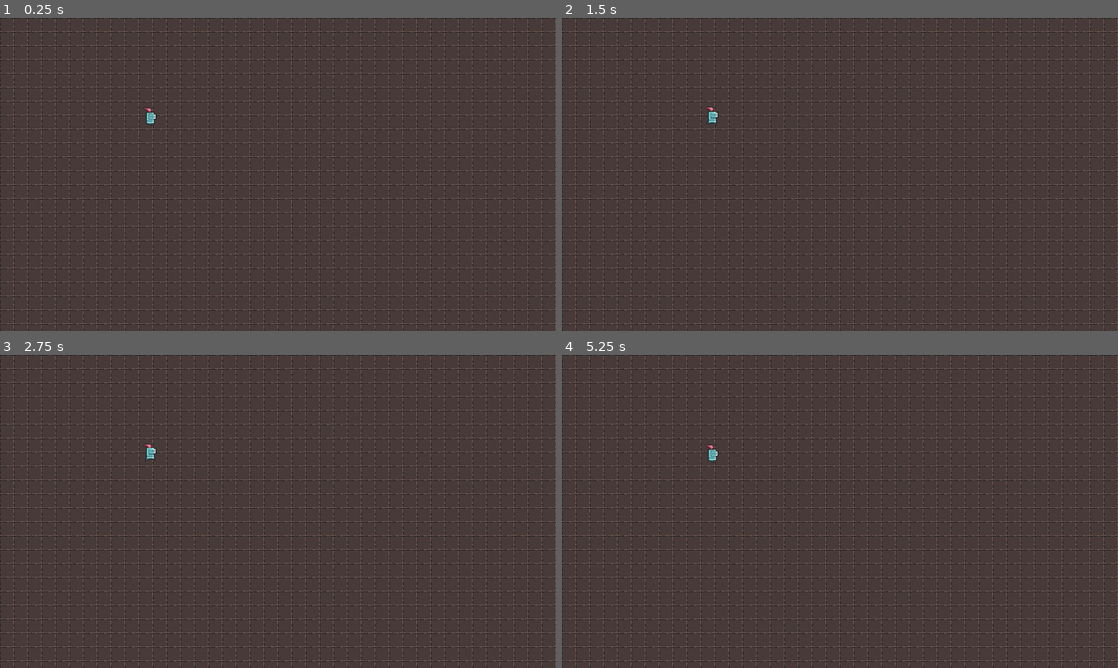
Above: before the commit, frames 1-4 (two rows, left to right).
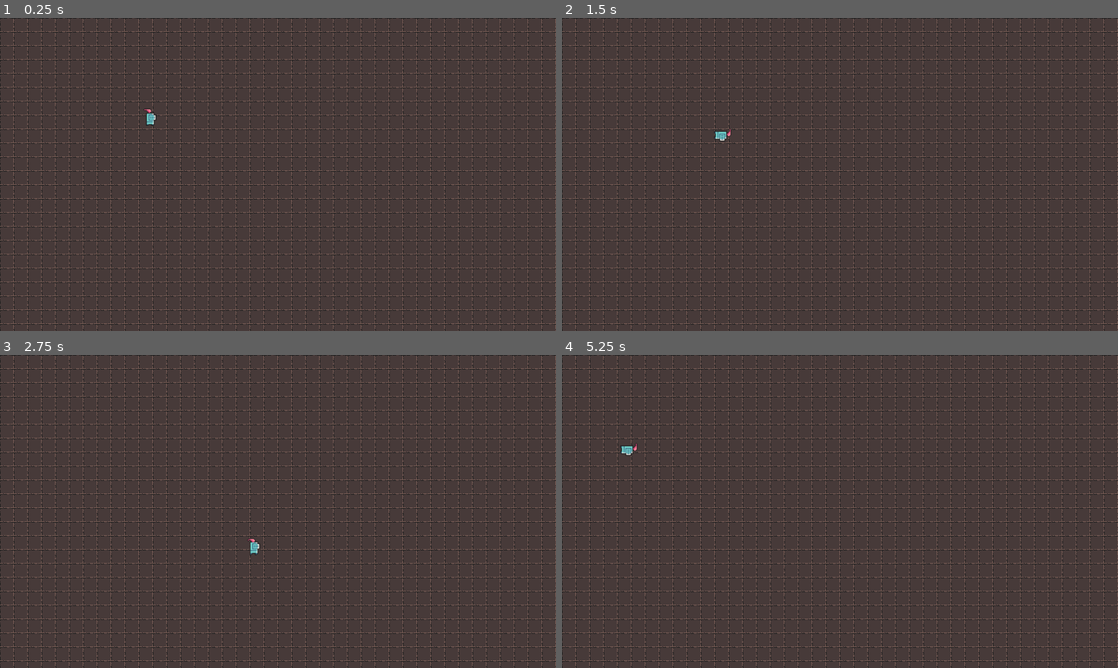
Above: after the commit, the same moments.

Repository: CaptainJiggles11/SpeedQuest
Game: Godot game, scene res://scenes/test.tscn
Same seed, same stepped clock (60 frames per second), same inputs: the game is played once before the commit and once after it.
Inputs (mouse positions are in pixels of both pictures, inside the frame that each line leads up to):
- Up to frame 1 (0.25 s): no input
- Up to frame 2 (1.5 s): tap Enter at 0.5 s; move the mouse to (962, 158) at 0.52 s; hold Right (ui_right) 0.53-1.28 s; hold Shift (roll, bound only after the commit) 0.53-1.28 s; move the mouse to (728, 190) at 1.27 s; hold Down (ui_down) from 1.28 s (still down); tap Shift (roll, bound only after the commit) at 1.35 s
- Up to frame 3 (2.75 s): move the mouse to (333, 442) at 2.02 s; release Down (ui_down) at 2.03 s; hold Right (ui_right) from 2.03 s (still down); hold Shift (roll, bound only after the commit) from 2.03 s (still down)
- Up to frame 4 (5.25 s): tap Space at 2.75 s; move the mouse to (812, 574) at 2.77 s; release Right (ui_right) at 2.78 s; release Shift (roll, bound only after the commit) at 2.78 s; hold Up (ui_up) 2.78-3.53 s; tap Shift (roll, bound only after the commit) at 2.85, 4.35 s; move the mouse to (1006, 558) at 3.52 s; hold Shift (roll, bound only after the commit) 3.53-4.28 s; hold Left (ui_left) 3.53-5.03 s; move the mouse to (673, 464) at 4.27 s; move the mouse to (867, 511) at 5.02 s; hold Down (ui_down) from 5.03 s (still down); hold Shift (roll, bound only after the commit) from 5.03 s (still down)

The runs differ from the first frame. In frame 1, less than 0.1% of the frame differs, in the area x 25-28%, y 28-35%; in frame 2, 0.2%; in frame 3, 0.2%, in the area x 25-47%, y 28-64%; in frame 4, 0.2%.

Commit message:
Added Basic Movement
+ (Melee) Walking/Idle Animation
+ (Melee) Rolling Animation

Diff:
--- a/project.godot
+++ b/project.godot
@@ -10,6 +10,7 @@
 
 _global_script_classes=[  ]
 _global_script_class_icons={
+
 }
 
 [application]
@@ -27,6 +28,43 @@
 window/stretch/mode="2d"
 window/stretch/aspect="keep"
 
+[input]
+
+ui_left={
+"deadzone": 0.5,
+"events": [ Object(InputEventKey,"resource_local_to_scene":false,"resource_name":"","device":0,"alt":false,"shift":false,"control":false,"meta":false,"command":false,"pressed":false,"scancode":16777231,"unicode":0,"echo":false,"script":null)
+, Object(InputEventJoypadButton,"resource_local_to_scene":false,"resource_name":"","device":0,"button_index":14,"pressure":0.0,"pressed":false,"script":null)
+, Object(InputEventKey,"resource_local_to_scene":false,"resource_name":"","device":0,"alt":false,"shift":false,"control":false,"meta":false,"command":false,"pressed":false,"scancode":65,"unicode":0,"echo":false,"script":null)
+ ]
+}
+ui_right={
+"deadzone": 0.5,
+"events": [ Object(InputEventKey,"resource_local_to_scene":false,"resource_name":"","device":0,"alt":false,"shift":false,"control":false,"meta":false,"command":false,"pressed":false,"scancode":16777233,"unicode":0,"echo":false,"script":null)
+, Object(InputEventJoypadButton,"resource_local_to_scene":false,"resource_name":"","device":0,"button_index":15,"pressure":0.0,"pressed":false,"script":null)
+, Object(InputEventKey,"resource_local_to_scene":false,"resource_name":"","device":0,"alt":false,"shift":false,"control":false,"meta":false,"command":false,"pressed":false,"scancode":68,"unicode":0,"echo":false,"script":null)
+ ]
+}
+ui_up={
+"deadzone": 0.5,
+"events": [ Object(InputEventKey,"resource_local_to_scene":false,"resource_name":"","device":0,"alt":false,"shift":false,"control":false,"meta":false,"command":false,"pressed":false,"scancode":16777232,"unicode":0,"echo":false,"script":null)
+, Object(InputEventJoypadButton,"resource_local_to_scene":false,"resource_name":"","device":0,"button_index":12,"pressure":0.0,"pressed":false,"script":null)
+, Object(InputEventKey,"resource_local_to_scene":false,"resource_name":"","device":0,"alt":false,"shift":false,"control":false,"meta":false,"command":false,"pressed":false,"scancode":87,"unicode":0,"echo":false,"script":null)
+ ]
+}
+ui_down={
+"deadzone": 0.5,
+"events": [ Object(InputEventKey,"resource_local_to_scene":false,"resource_name":"","device":0,"alt":false,"shift":false,"control":false,"meta":false,"command":false,"pressed":false,"scancode":16777234,"unicode":0,"echo":false,"script":null)
+, Object(InputEventJoypadButton,"resource_local_to_scene":false,"resource_name":"","device":0,"button_index":13,"pressure":0.0,"pressed":false,"script":null)
+, Object(InputEventKey,"resource_local_to_scene":false,"resource_name":"","device":0,"alt":false,"shift":false,"control":false,"meta":false,"command":false,"pressed":false,"scancode":83,"unicode":0,"echo":false,"script":null)
+ ]
+}
+roll={
+"deadzone": 0.5,
+"events": [ Object(InputEventKey,"resource_local_to_scene":false,"resource_name":"","device":0,"alt":false,"shift":false,"control":false,"meta":false,"command":false,"pressed":false,"scancode":16777237,"unicode":0,"echo":false,"script":null)
+, Object(InputEventMouseButton,"resource_local_to_scene":false,"resource_name":"","device":0,"alt":false,"shift":false,"control":false,"meta":false,"command":false,"button_mask":0,"position":Vector2( 0, 0 ),"global_position":Vector2( 0, 0 ),"factor":1.0,"button_index":2,"pressed":false,"doubleclick":false,"script":null)
+ ]
+}
+
 [rendering]
 
 environment/default_environment="res://default_env.tres"
--- a/scenes/Player.gd
+++ b/scenes/Player.gd
@@ -1,16 +1,86 @@
 extends Node2D
 
 
-# Declare member variables here. Examples:
-# var a = 2
-# var b = "text"
+#Player Setup
+enum character_class {none,melee,ranger,mage}
+export (character_class) var my_class = character_class.none
+var input_velocity = Vector2.ZERO
+var player_position = Vector2.ZERO
+var inventory = []
+var rb
+var sprite
+
+#Player States
+var player_facing = [["topleft", "left", "bottomleft"],["top","idle","bottom"],["top right","right","bottom right"]]
+var rolling = false
+var can_roll = true
+
+#Player Stats
+export(float) var walk_speed = 1
+export(float) var attack_damage = 3
+export(float) var roll_cooldown = .1
 
 
 # Called when the node enters the scene tree for the first time.
 func _ready():
-	pass # Replace with function body.
+	rb = get_node("RigidBody2D")
+	sprite = get_node("RigidBody2D/AnimatedSprite")
+	match my_class:
+		character_class.melee:
+			print("melee")
+		character_class.ranger:
+			print("ranger")
+		character_class.mage:
+			print("mage")
+
 
 
 # Called every frame. 'delta' is the elapsed time since the previous frame.
-#func _process(delta):
-#	pass
+func _process(delta):
+
+	movement()
+	print(input_velocity.x+1,input_velocity.y+1)
+	print(player_facing[input_velocity.x+1][input_velocity.y+1])
+
+func movement():
+	input_velocity = Vector2.ZERO
+	player_position = self.position
+
+	if can_roll == true:
+		if Input.is_action_pressed("roll"):
+			rb.linear_velocity = rb.linear_velocity*2
+			rolling = true
+			can_roll = false
+			sprite.animation = "roll"
+			sprite.frame = 0
+
+	if rolling == false:
+		if Input.is_action_pressed("ui_right"):
+			input_velocity.x = 1
+		if Input.is_action_pressed("ui_left"):
+			input_velocity.x = -1
+		if Input.is_action_pressed("ui_down"):
+			input_velocity.y = 1
+		if Input.is_action_pressed("ui_up"):
+			input_velocity.y = -1
+
+		rb.linear_velocity = input_velocity.normalized() * walk_speed * 100
+
+		#If the player isn't pressing either movement keys, play idle animation.
+		if abs(input_velocity.x) <= 0 and abs(input_velocity.y) <= 0:
+			sprite.animation = "idle"
+		else:
+			sprite.animation = "right"
+			if get_viewport().get_mouse_position().x < player_position.x:
+				sprite.flip_h = true
+			else:
+				sprite.flip_h = false
+	else:
+		if sprite.frame < 8:
+			rb.linear_velocity = Vector2(rb.linear_velocity.x/1.001,rb.linear_velocity.y/1.01)
+		else:
+			rb.linear_velocity = Vector2(rb.linear_velocity.x/1.03,rb.linear_velocity.y/1.03)
+		yield(sprite,"animation_finished")
+		rolling = false
+		yield(get_tree().create_timer(roll_cooldown), "timeout")
+		can_roll = true
--- a/scenes/test.tscn
+++ b/scenes/test.tscn
@@ -6,6 +6,27 @@
 [ext_resource path="res://art/packs/0x72_DungeonTilesetII_v1.4/frames/knight_f_run_anim_f3.png" type="Texture" id=4]
 [ext_resource path="res://art/packs/0x72_DungeonTilesetII_v1.4/frames/knight_f_run_anim_f0.png" type="Texture" id=5]
 [ext_resource path="res://scenes/Player.gd" type="Script" id=6]
+[ext_resource path="res://art/packs/0x72_DungeonTilesetII_v1.4/frames/knight_f_idle_anim_f2.png" type="Texture" id=7]
+[ext_resource path="res://art/packs/0x72_DungeonTilesetII_v1.4/frames/knight_f_idle_anim_f1.png" type="Texture" id=8]
+[ext_resource path="res://art/packs/0x72_DungeonTilesetII_v1.4/frames/knight_f_idle_anim_f0.png" type="Texture" id=9]
+[ext_resource path="res://art/packs/0x72_DungeonTilesetII_v1.4/frames/knight_f_idle_anim_f3.png" type="Texture" id=10]
+[ext_resource path="res://art/packs/0x72_DungeonTilesetII_v1.4/frames/jaime_test/knight_f_roll_anim1.png" type="Texture" id=11]
+[ext_resource path="res://art/packs/0x72_DungeonTilesetII_v1.4/frames/jaime_test/knight_f_roll_anim2.png" type="Texture" id=12]
+[ext_resource path="res://art/packs/0x72_DungeonTilesetII_v1.4/frames/jaime_test/knight_f_roll_anim3.png" type="Texture" id=13]
+[ext_resource path="res://art/packs/0x72_DungeonTilesetII_v1.4/frames/jaime_test/knight_f_roll_anim4.png" type="Texture" id=14]
+[ext_resource path="res://art/packs/0x72_DungeonTilesetII_v1.4/frames/jaime_test/knight_f_roll_anim8.png" type="Texture" id=15]
+[ext_resource path="res://art/packs/0x72_DungeonTilesetII_v1.4/frames/jaime_test/knight_f_roll_anim13.png" type="Texture" id=16]
+[ext_resource path="res://art/packs/0x72_DungeonTilesetII_v1.4/frames/jaime_test/knight_f_roll_anim6.png" type="Texture" id=17]
+[ext_resource path="res://art/packs/0x72_DungeonTilesetII_v1.4/frames/jaime_test/knight_f_roll_anim7.png" type="Texture" id=18]
+[ext_resource path="res://art/packs/0x72_DungeonTilesetII_v1.4/frames/jaime_test/knight_f_roll_anim11.png" type="Texture" id=19]
+[ext_resource path="res://art/packs/0x72_DungeonTilesetII_v1.4/frames/jaime_test/knight_f_roll_anim15.png" type="Texture" id=20]
+[ext_resource path="res://art/packs/0x72_DungeonTilesetII_v1.4/frames/jaime_test/knight_f_roll_anim17.png" type="Texture" id=21]
+[ext_resource path="res://art/packs/0x72_DungeonTilesetII_v1.4/frames/jaime_test/knight_f_roll_anim9.png" type="Texture" id=22]
+[ext_resource path="res://art/packs/0x72_DungeonTilesetII_v1.4/frames/jaime_test/knight_f_roll_anim14.png" type="Texture" id=23]
+[ext_resource path="res://art/packs/0x72_DungeonTilesetII_v1.4/frames/jaime_test/knight_f_roll_anim12.png" type="Texture" id=24]
+[ext_resource path="res://art/packs/0x72_DungeonTilesetII_v1.4/frames/jaime_test/knight_f_roll_anim16.png" type="Texture" id=25]
+[ext_resource path="res://art/packs/0x72_DungeonTilesetII_v1.4/frames/jaime_test/knight_f_roll_anim5.png" type="Texture" id=26]
+[ext_resource path="res://art/packs/0x72_DungeonTilesetII_v1.4/frames/jaime_test/knight_f_roll_anim10.png" type="Texture" id=27]
 
 [sub_resource type="TileSet" id=1]
 0/name = "16x16 dungeon ii wall reconfig v04 spritesheet.png 0"
@@ -30,16 +51,26 @@
 0/shapes = [  ]
 0/z_index = 0
 
+[sub_resource type="CircleShape2D" id=3]
+radius = 5.0
+
 [sub_resource type="SpriteFrames" id=2]
 animations = [ {
 "frames": [ ExtResource( 5 ), ExtResource( 3 ), ExtResource( 2 ), ExtResource( 4 ) ],
 "loop": true,
-"name": "Melee Run",
+"name": "right",
 "speed": 12.0
+}, {
+"frames": [ ExtResource( 9 ), ExtResource( 8 ), ExtResource( 7 ), ExtResource( 10 ) ],
+"loop": true,
+"name": "idle",
+"speed": 5.0
+}, {
+"frames": [ ExtResource( 11 ), ExtResource( 12 ), ExtResource( 13 ), ExtResource( 14 ), ExtResource( 26 ), ExtResource( 17 ), ExtResource( 18 ), ExtResource( 15 ), ExtResource( 22 ), ExtResource( 27 ), ExtResource( 19 ), ExtResource( 24 ), ExtResource( 16 ), ExtResource( 23 ), ExtResource( 20 ), ExtResource( 25 ), ExtResource( 25 ), ExtResource( 21 ), ExtResource( 21 ) ],
+"loop": false,
+"name": "roll",
+"speed": 30.0
 } ]
-
-[sub_resource type="CircleShape2D" id=3]
-radius = 5.0
 
 [node name="Game" type="Node2D"]
 
@@ -51,18 +82,18 @@
 
 [node name="Player" type="Node2D" parent="."]
 script = ExtResource( 6 )
+my_class = 1
 
-[node name="AnimatedSprite" type="AnimatedSprite" parent="Player"]
+[node name="RigidBody2D" type="RigidBody2D" parent="Player"]
 position = Vector2( 173, 110 )
-frames = SubResource( 2 )
-animation = "Melee Run"
-frame = 1
-playing = true
+gravity_scale = 0.0
 
-[node name="RigidBody2D" type="RigidBody2D" parent="Player/AnimatedSprite"]
-mode = 3
-gravity_scale = 9.8
-
-[node name="CollisionShape2D" type="CollisionShape2D" parent="Player/AnimatedSprite/RigidBody2D"]
+[node name="CollisionShape2D" type="CollisionShape2D" parent="Player/RigidBody2D"]
 position = Vector2( 0, 8 )
 shape = SubResource( 3 )
+
+[node name="AnimatedSprite" type="AnimatedSprite" parent="Player/RigidBody2D"]
+frames = SubResource( 2 )
+animation = "roll"
+frame = 18
+playing = true
Not shown, changed: art/packs/0x72_DungeonTilesetII_v1.4/0x72_DungeonTilesetII_v1.4.png.import
Not shown, changed: art/packs/0x72_DungeonTilesetII_v1.4/frames/big_demon_idle_anim_f0.png.import
Not shown, changed: art/packs/0x72_DungeonTilesetII_v1.4/frames/big_demon_idle_anim_f1.png.import
Not shown, changed: art/packs/0x72_DungeonTilesetII_v1.4/frames/big_demon_idle_anim_f2.png.import
Not shown, changed: art/packs/0x72_DungeonTilesetII_v1.4/frames/big_demon_idle_anim_f3.png.import
Not shown, changed: art/packs/0x72_DungeonTilesetII_v1.4/frames/big_demon_run_anim_f0.png.import
Not shown, changed: art/packs/0x72_DungeonTilesetII_v1.4/frames/big_demon_run_anim_f1.png.import
Not shown, changed: art/packs/0x72_DungeonTilesetII_v1.4/frames/big_demon_run_anim_f2.png.import
Not shown, changed: art/packs/0x72_DungeonTilesetII_v1.4/frames/big_demon_run_anim_f3.png.import
Not shown, changed: art/packs/0x72_DungeonTilesetII_v1.4/frames/big_zombie_idle_anim_f0.png.import
Not shown, changed: art/packs/0x72_DungeonTilesetII_v1.4/frames/big_zombie_idle_anim_f1.png.import
Not shown, changed: art/packs/0x72_DungeonTilesetII_v1.4/frames/big_zombie_idle_anim_f2.png.import
(and 356 more such lines)
